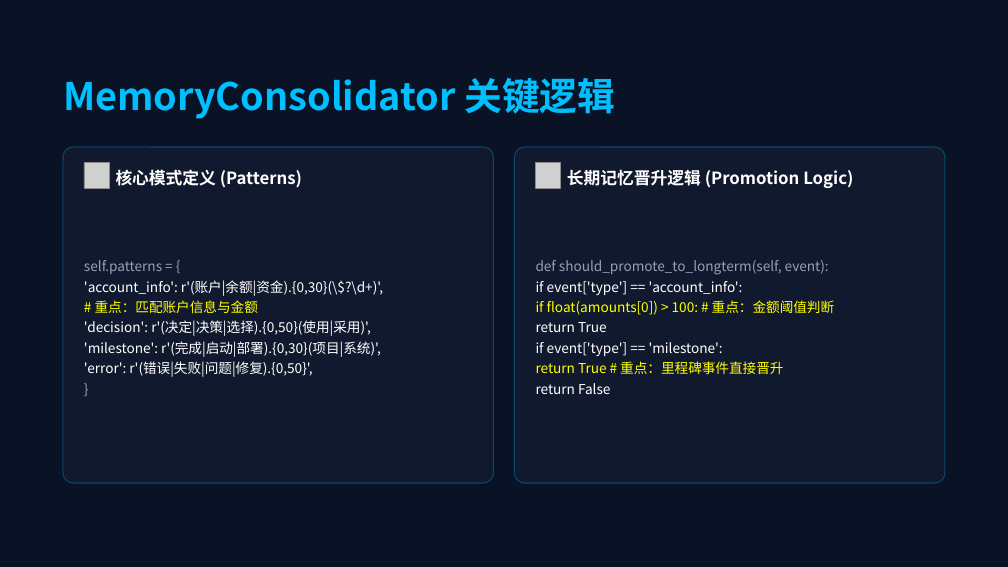
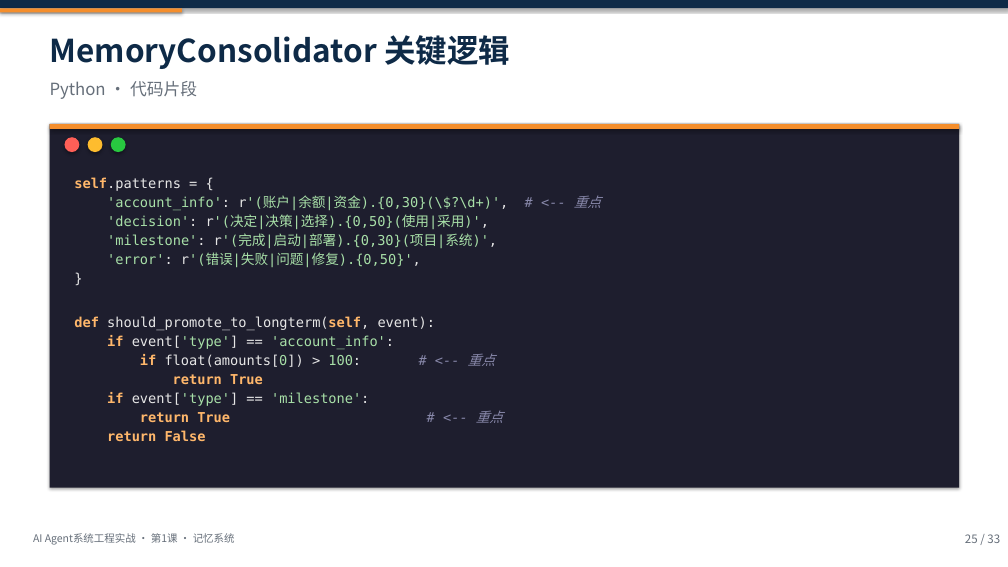
Before and after one commit to seraph0017/tc, a slide deck: slide 25 of 01-ai-agent-engineering/ppt/AI Agent系统工程实战 - 第1课：从聊天机器人到智能助手.pptx. Drawn at 1008x567 pixels with LibreOffice and Linux fonts; fonts in the diff are those of the drawing; grey boxes stand for pictures. Boxes give left, top, right and bottom in pixels: in the first picture for what was removed or moved away, otherwise in the second. Text is boxed around its words. In the diff, an @@ line names an element or a change of style, - is before the commit and + after.

```diff
--- a/01-ai-agent-engineering/ppt/AI Agent系统工程实战 - 第1课：从聊天机器人到智能助手.pptx
+++ b/01-ai-agent-engineering/ppt/AI Agent系统工程实战 - 第1课：从聊天机器人到智能助手.pptx
@@ background #0A0F1E to #FFFFFF @@
@@ rounded rectangle removed at (0,0,1008,567) @@
@@ rectangle added at (0,0,1008,8), fill #0E2A47 @@
@@ rectangle added at (0,8,182,12), fill #F58E2C @@
@@ text "MemoryConsolidator 关键逻辑": place and size @@
-text "MemoryConsolidator 关键逻辑" at (63,78,615,119)
+text "MemoryConsolidator 关键逻辑" at (50,35,510,69)
@@ text "MemoryConsolidator 关键逻辑" at (50,35,510,69): size 36 to 30 pt, text colour #00BFFF to #0E2A47; line spacing 1.25 to 1.2; vertical alignment middle to top @@
@@ text added at (50,81,197,99), 16 pt, text #666F7A @@
+Python · 代码片段
@@ rectangle added at (50,124,960,488), fill #1E1E2E @@
@@ rectangle added at (50,124,960,129), fill #F58E2C @@
@@ rounded rectangle removed at (63,147,493,482) @@
@@ ellipse added at (64,138,79,153), fill #FF5F57 @@
@@ ellipse added at (88,138,103,153), fill #FEBC2E @@
@@ ellipse added at (111,138,126,153), fill #28C840 @@
@@ rounded rectangle removed at (515,147,945,482) @@
@@ text "self.patterns = {": place and size @@
-text "self.patterns = {" at (84,260,383,377)
+text "self.patterns = {" at (74,177,508,441)
@@ text "self.patterns = {" at (74,177,508,441): vertical alignment middle to top @@
@@ text at (74,177,498,268): font Noto Sans CJK SC to DejaVu Sans Mono in "self.patterns = {", "'decision': r'(决定|决策|选择).{0,50}(使用|采用)',", "'milestone': r'(完成|启动|部署).{0,30}(项目|系统)',", "'error': r'(错误|失败|问题|修复).{0,50}'," and 1 more places; text colour #96A0B4 to #FFB76B, bold on in "self.patterns"; text colour #96A0B4 to #E6E6E6 in "self.patterns = {", "}"; text colour #FFFFFF to #A8E0A8, text colour #FFFFFF to #E6E6E6 in "'decision': r'(决定|决策|选择).{0,50}(使用|采用)',", "'milestone': r'(完成|启动|部署).{0,30}(项目|系统)',", "'error': r'(错误|失败|问题|修复).{0,50}',"; line spacing 1.25 to 1.15 @@
@@ picture removed at (84,163,109,188) @@
@@ text removed at (116,169,302,188) @@
-核心模式定义 (Patterns)
@@ picture removed at (535,163,560,188) @@
@@ text removed at (567,169,853,188) @@
-长期记忆晋升逻辑 (Promotion Logic)
@@ text at (107,196,508,211): text changed; font Noto Sans CJK SC to DejaVu Sans Mono; text colour #FFFFFF to #A8E0A8 @@
-'account_info': r'(账户|余额|资金).{0,30}(\$?\d+)',
-# 重点：匹配账户信息与金额
+'account_info': r'(账户|余额|资金).{0,30}(\$?\d+)', # <-- 重点
@@ text removed at (536,260,835,394) @@
-def should_promote_to_longterm(self, event):
-if event['type'] == 'account_info':
-if float(amounts[0]) > 100: # 重点：金额阈值判断
-return True
-if event['type'] == 'milestone':
-return True # 重点：里程碑事件直接晋升
-return False
@@ text at (74,316,503,441): paragraphs added @@
+def should_promote_to_longterm(self, event):
+if event['type'] == 'account_info':
+if float(amounts[0]) > 100: # <-- 重点
+return True
+if event['type'] == 'milestone':
+return True # <-- 重点
+return False
@@ text added at (33,533,235,545), 10 pt, text #666F7A @@
+AI Agent系统工程实战 · 第1课 · 记忆系统
@@ text added at (965,534,1000,543), 11 pt, text #666F7A @@
+25 / 33
```
Also in this commit, not shown: 23 other slides changed, 9 slides added, 9 slides removed, 12 other files.
